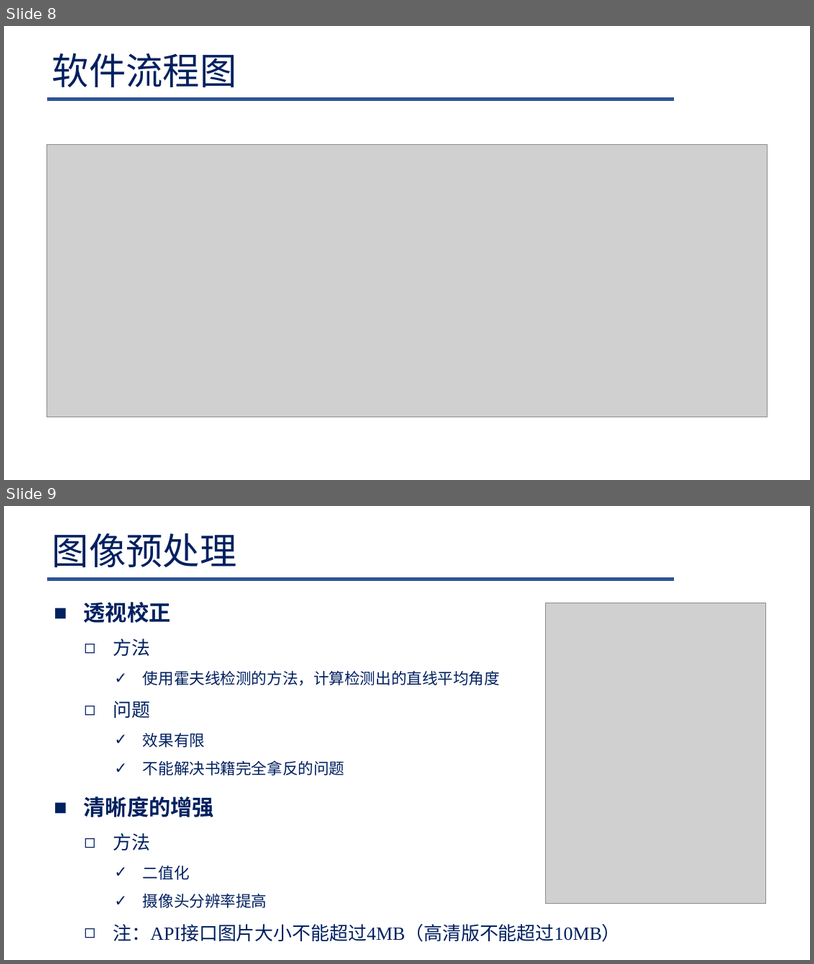
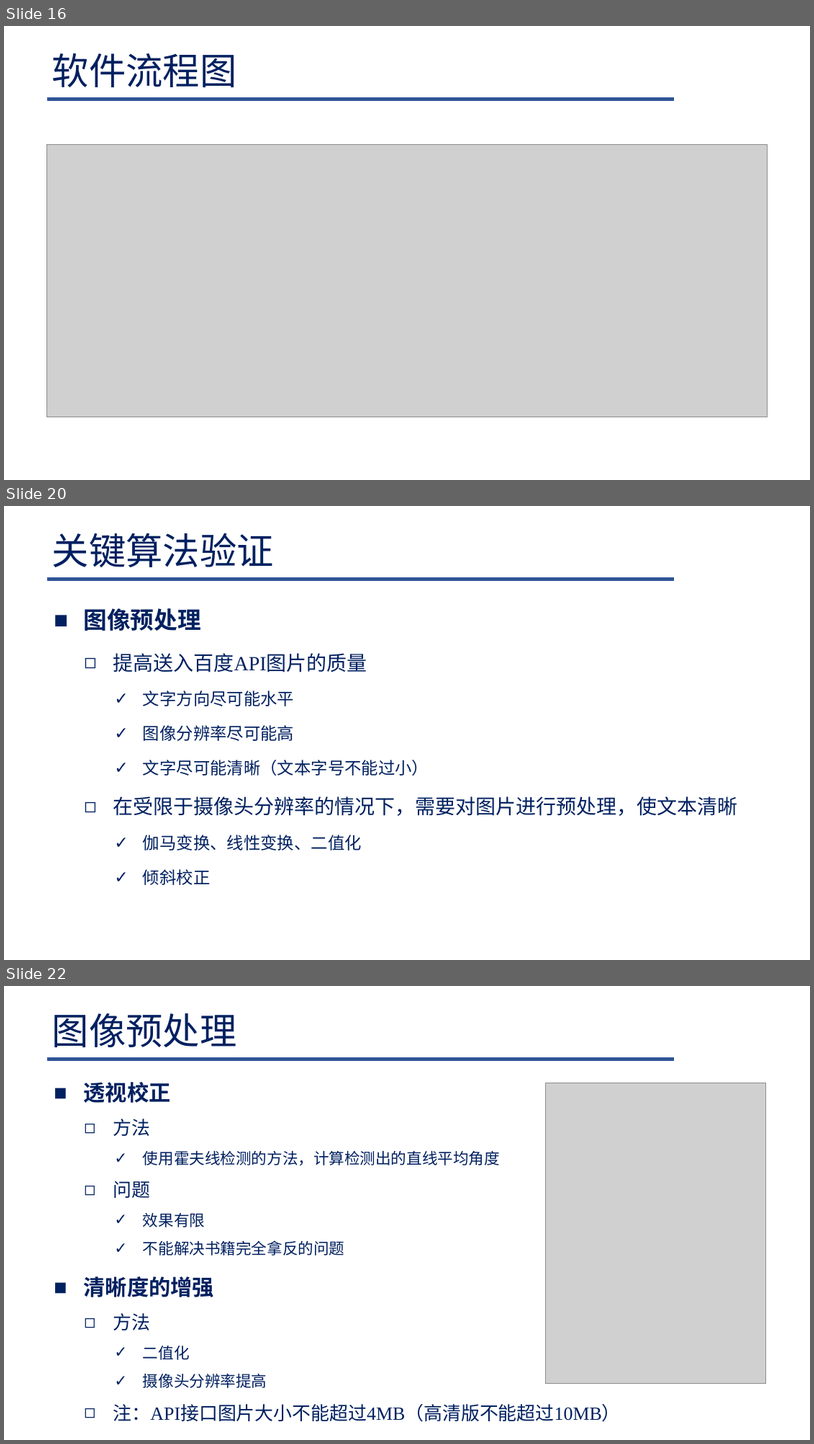
Before and after one commit to Lelucermaire111/Intelligent-blind-assistance-system, a slide deck: 系统设计/系统设计.pptx. Shown one above the other, each under a label of ours: slides 8 and 9 before the commit, slides 16, 20 and 22 after it; the slides between them are not shown. The pictures are 814x964 and 814x1444 pixels, drawn with LibreOffice and Linux fonts; fonts in the diff are those of the drawing; grey boxes stand for pictures; background and template pictures are left out. Boxes give left, top, right and bottom in pixels: in the first picture for what was removed or moved away, otherwise in the second. Text is boxed around its words. In the diff, an @@ line names an element or a change of style, - is before the commit and + after.

```diff
--- a/系统设计/系统设计.pptx
+++ b/系统设计/系统设计.pptx
@@ slide 20 added at [4, 506, 810, 960], background #FFFFFF; not listed: 1 template element that a slide beside it also shows @@
@@ title added at [52, 533, 274, 567], 44 pt, text #002060 @@
+关键算法验证
@@ text added at [84, 608, 738, 885], 20 pt, text #002060 @@
+■ 图像预处理
+  ◻ 提高送入百度API图片的质量
+    ✓ 文字方向尽可能水平
+    ✓ 图像分辨率尽可能高
+    ✓ 文字尽可能清晰（文本字号不能过小）
+  ◻ 在受限于摄像头分辨率的情况下，需要对图片进行预处理，使文本清晰
+    ✓ 伽马变换、线性变换、二值化
+    ✓ 倾斜校正
@@ what was slide 8 is now slide 16 @@
@@ what was slide 9 is now slide 22 @@
```
Also in this commit, not shown: 8 slides changed, 24 other slides added, 2 slides removed, 5 other files.
